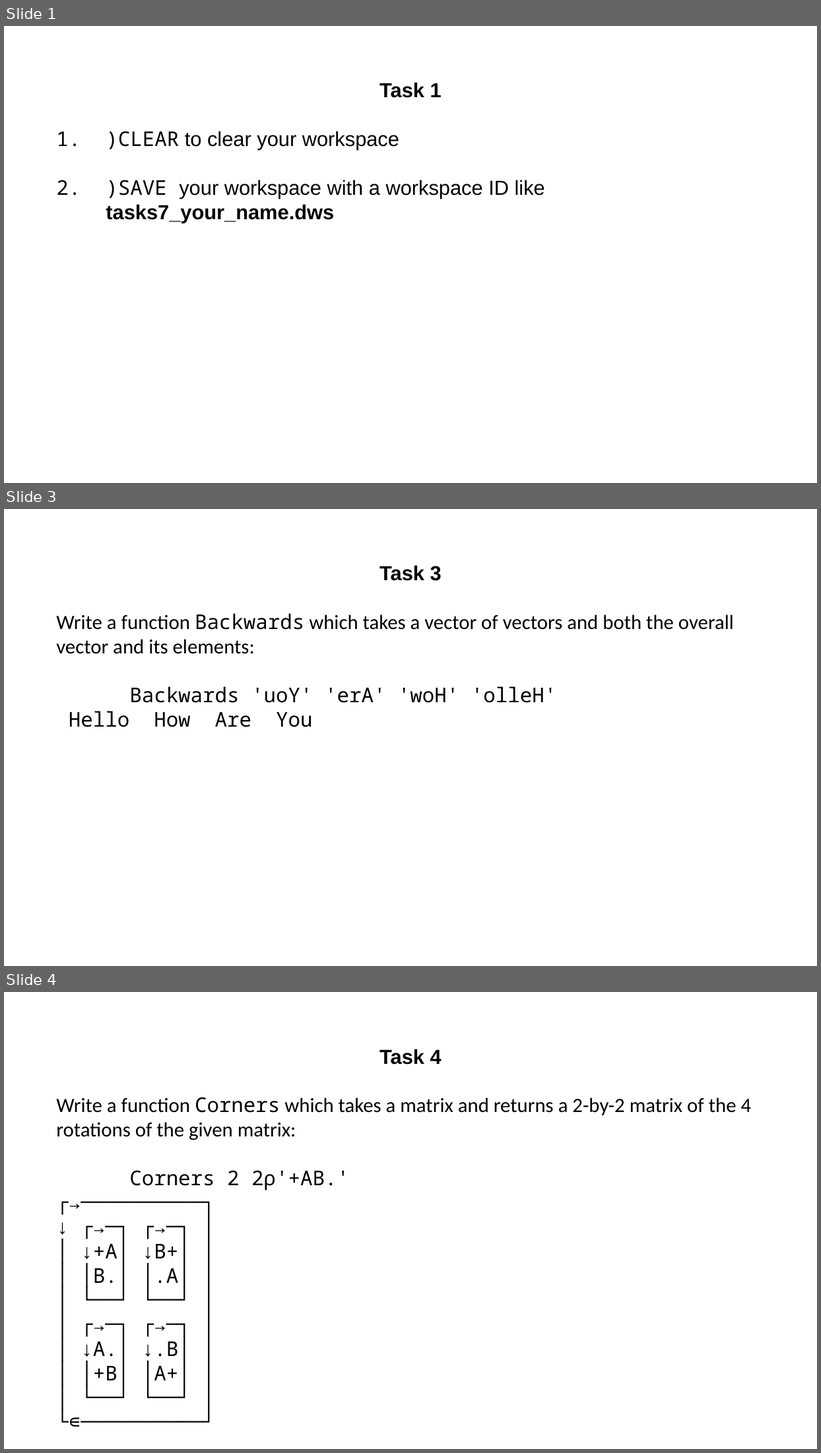
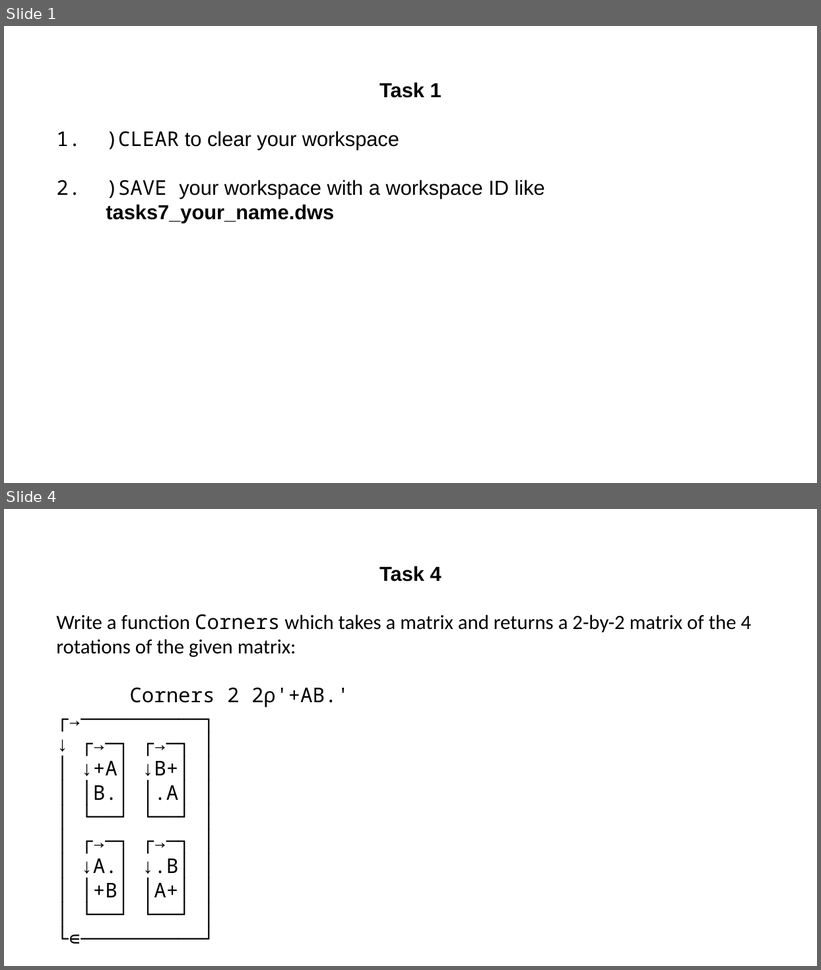
Before and after one commit to abrudz/tasks, a slide deck: tasks7.pptx. Shown one above the other, each under a label of ours: slides 1, 3 and 4 before the commit, slides 1 and 4 after it; the slides between them are not shown. The pictures are 821x1453 and 821x970 pixels, drawn with LibreOffice and Linux fonts; fonts in the diff are those of the drawing. Boxes give left, top, right and bottom in pixels: in the first picture for what was removed or moved away, otherwise in the second. Text is boxed around its words. In the diff, an @@ line names an element or a change of style, - is before the commit and + after.

```diff
--- a/tasks7.pptx
+++ b/tasks7.pptx
@@ slide 3 removed at [4,509,817,966], background #FFFFFF @@
@@ text removed at [56,565,734,727] @@
-Task 3
-Write a function Backwards which takes a vector of vectors and both the overall vector and its elements:
-Backwards 'uoY' 'erA' 'woH' 'olleH'
-Hello How Are You
```
Also in this commit, not shown: 1 slide changed, 1 slide added, 1 other file.
